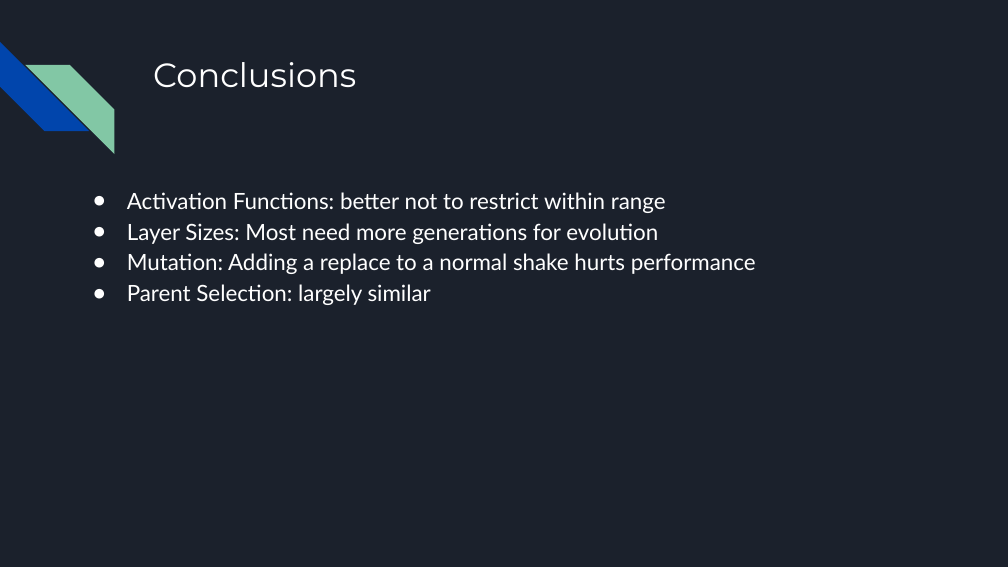
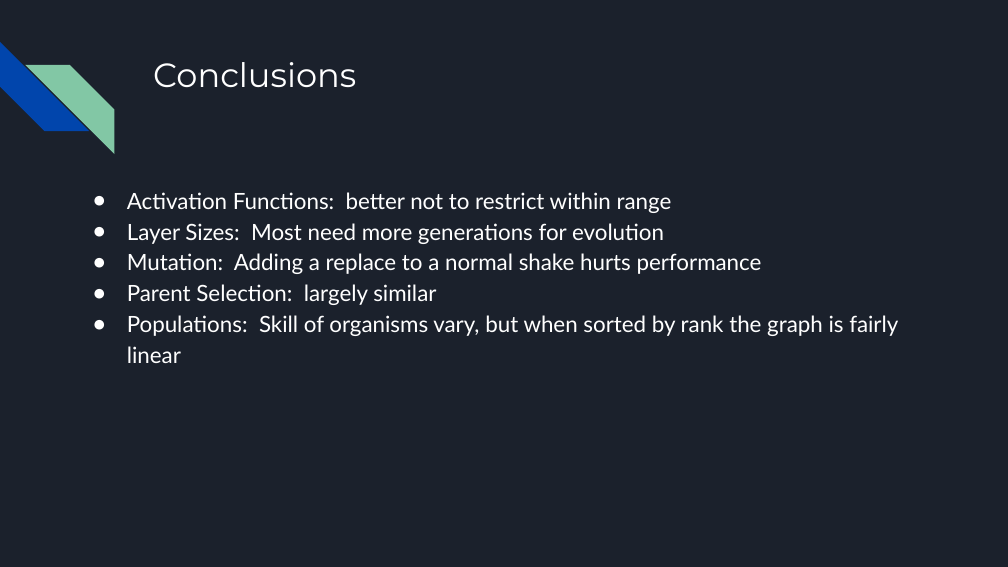
Before and after one commit to anna-porter/Reversi, a slide deck: slide 31 of Evolving a Reversi Player.pptx (slide 22 before the commit). Drawn at 1008x567 pixels with LibreOffice and Linux fonts; fonts in the diff are those of the drawing. Boxes give left, top, right and bottom in pixels: in the first picture for what was removed or moved away, otherwise in the second. Text is boxed around its words. In the diff, an @@ line names an element or a change of style, - is before the commit and + after.

```diff
--- a/Evolving a Reversi Player.pptx
+++ b/Evolving a Reversi Player.pptx
@@ text at (x1=127, y1=315, x2=898, y2=363): paragraph added @@
+● Populations: Skill of organisms vary, but when sorted by rank the graph is fairly linear
```
Also in this commit, not shown: 15 other slides changed, 11 slides added, 2 slides removed.
